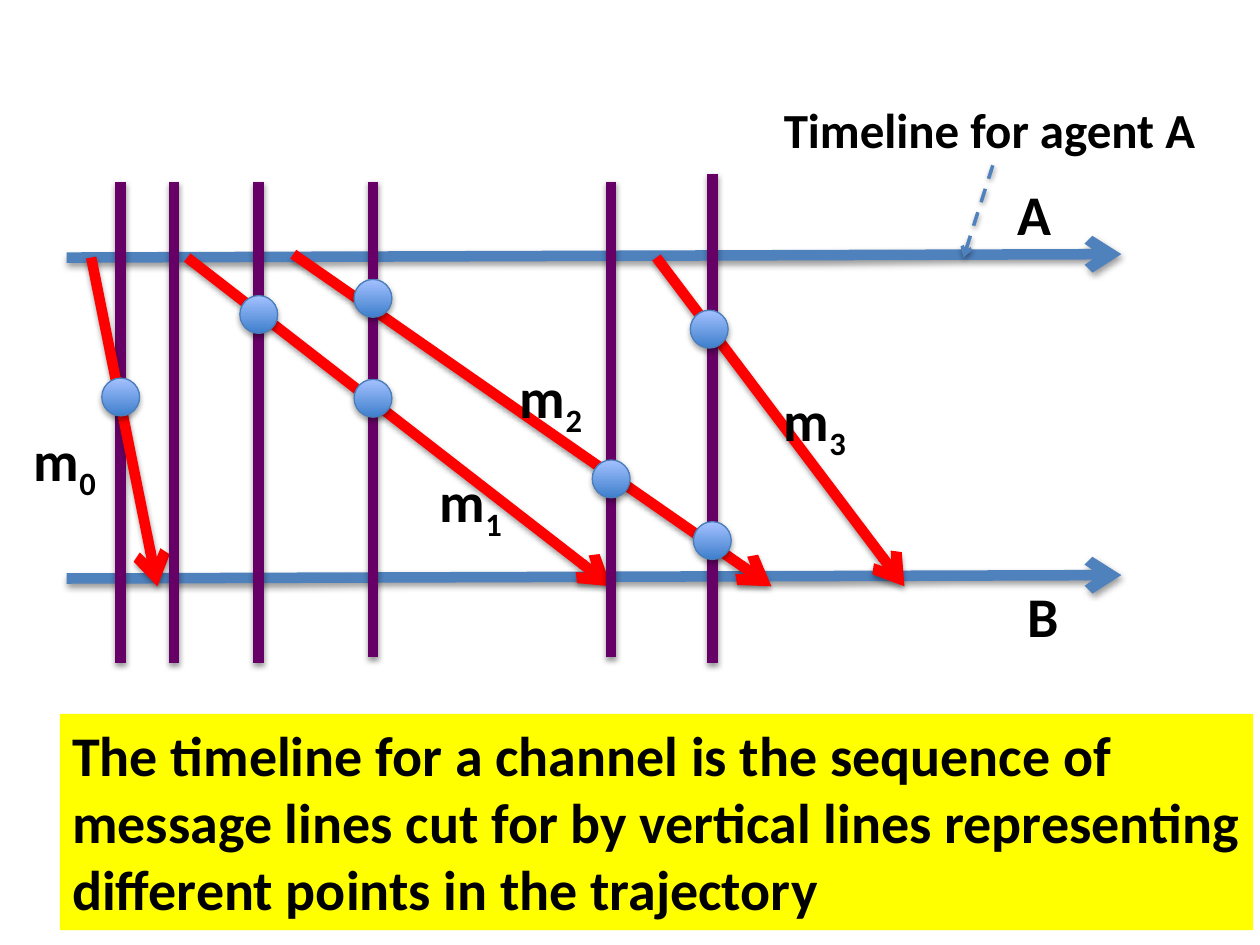
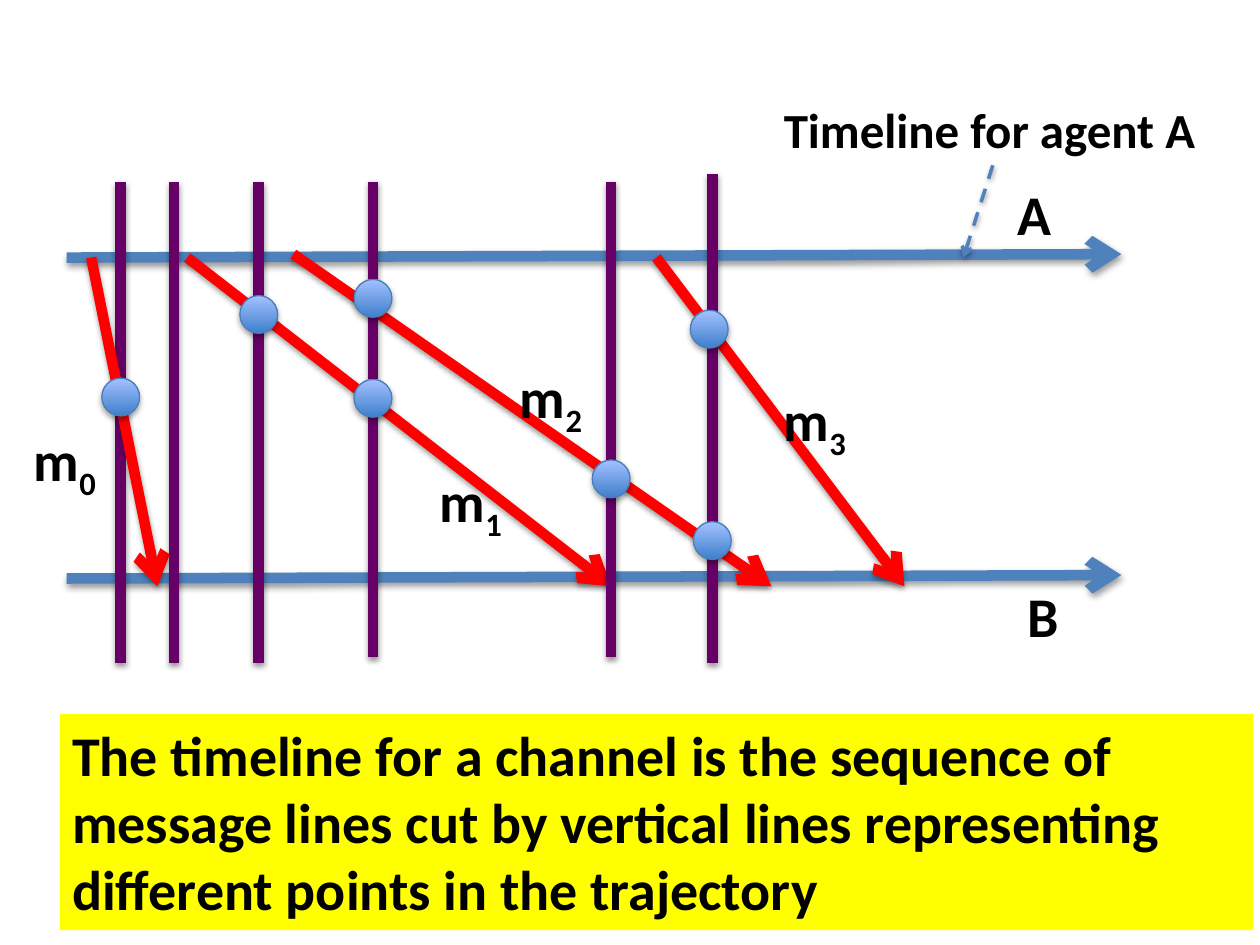
Before and after one commit to kmchandy/kmchandy.github.io, a slide deck: slide 3 of Channels/Channels_Diagrams.pptx. Drawn at 1260x945 pixels with LibreOffice and Linux fonts; fonts in the diff are those of the drawing. Boxes give left, top, right and bottom in pixels: in the first picture for what was removed or moved away, otherwise in the second. Text is boxed around its words. In the diff, an @@ line names an element or a change of style, - is before the commit and + after.

```diff
--- a/Channels/Channels_Diagrams.pptx
+++ b/Channels/Channels_Diagrams.pptx
@@ text in rectangle at bbox=[72, 736, 1159, 920]: text changed @@
-The timeline for a channel is the sequence of message lines cut for by vertical lines representing different points in the trajectory
+The timeline for a channel is the sequence of message lines cut by vertical lines representing different points in the trajectory
```
Also in this commit, not shown: 6 other files.
